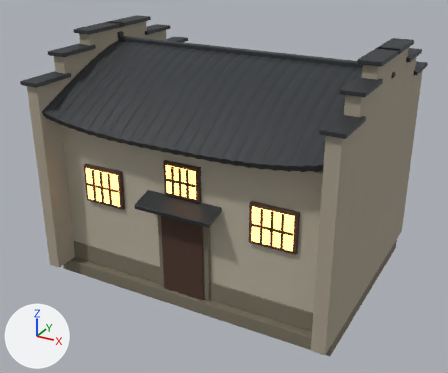
The glTF model whale-frontend/platform-apps/whale-showcase/public/assets/house_big.glb: old version first, new version second.
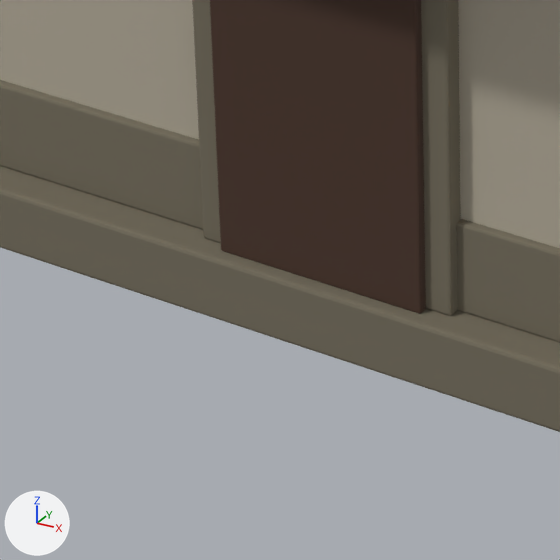
Old and new are each drawn whole from a camera (50 mm lens) standing at (7.26, -13.82, 9.1) and looking at (-0.1, -0.44, 2.41) and again close up on the part from 27% to 51% of the width and 64% to 93% of the height. Arrows for +X, +Y and +Z are at lower left; the lights stay in place. The first two pictures are the older version. Vertices at exactly the same position are counted once.

Names of what the first close-up shows: 'house_big'.
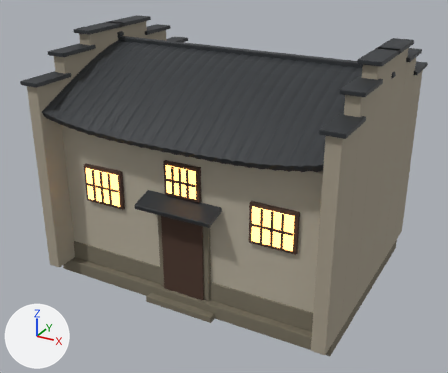
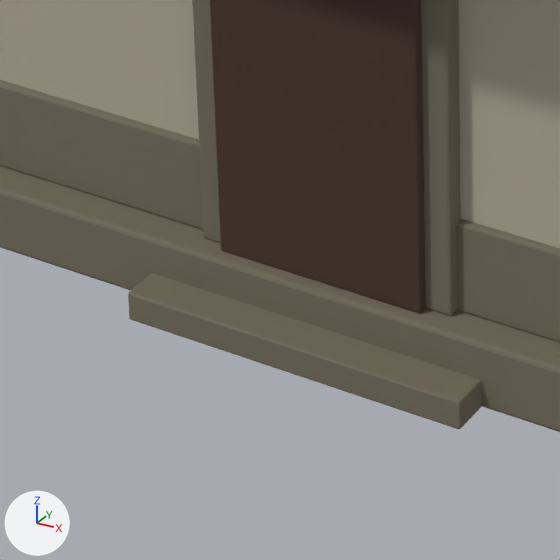
Scene script edits in JSON lines:
```json
{"block": "me_cube", "where": "# used by ob_house_big; location = (0.0, 0.0, 0.18)"}
{"op": "remove", "block": "me_cube", "code": "me_cube.from_pydata(...)  # 5088 vertices, 9964 faces; spans x -4.04..4.04, y -3.38..3.38, z -0.18..6.19"}
{"op": "add", "block": "me_cube", "code": "me_cube.from_pydata(...)  # 5144 vertices, 10072 faces; spans x -4.04..4.04, y -3.38..3.38, z -0.18..6.19"}
{"block": "me_cube", "change": "me_cube part 1: the loose piece of 56 vertices spanning x -3.92..3.92, y -2.83..2.83, z -0.18..0.18 is copied, and the copy is scaled about its middle by (0.241, 0.0584, 0.441), then moved by (0.0, -2.86, -0.1); it spans x -0.95..0.95, y -3.03..-2.69, z -0.18..-0.02"}
```

Boxes [x1, y1, x2, y2] around the edits, measured in the close-ups (560 x 560 px):
```json
{"part": 1, "of": "me_cube", "change": "added", "after": [128, 273, 482, 429]}
```
